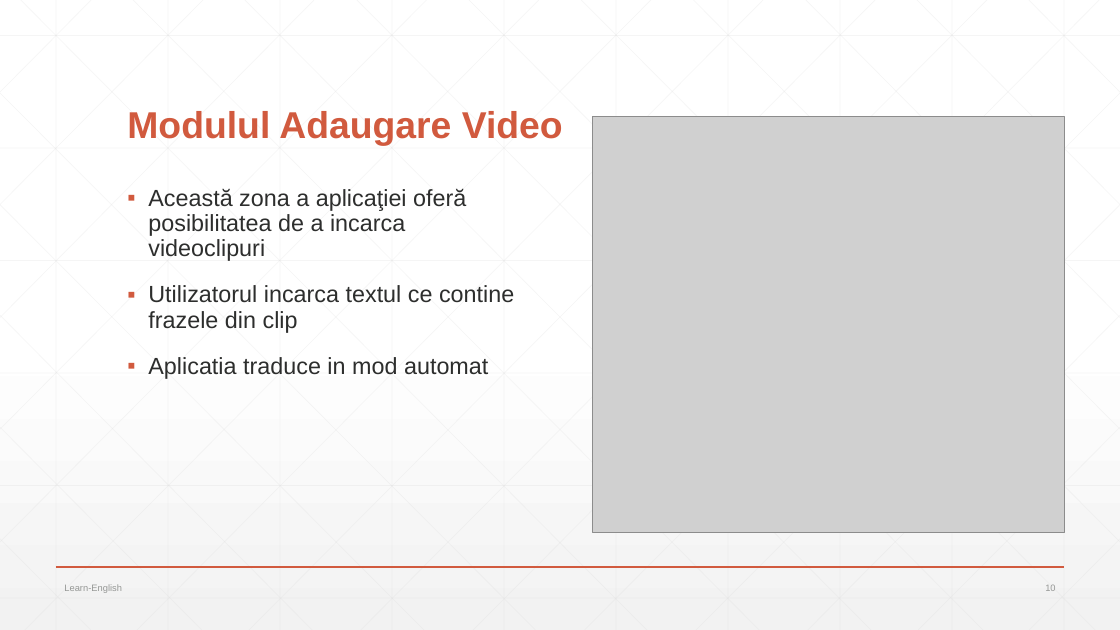
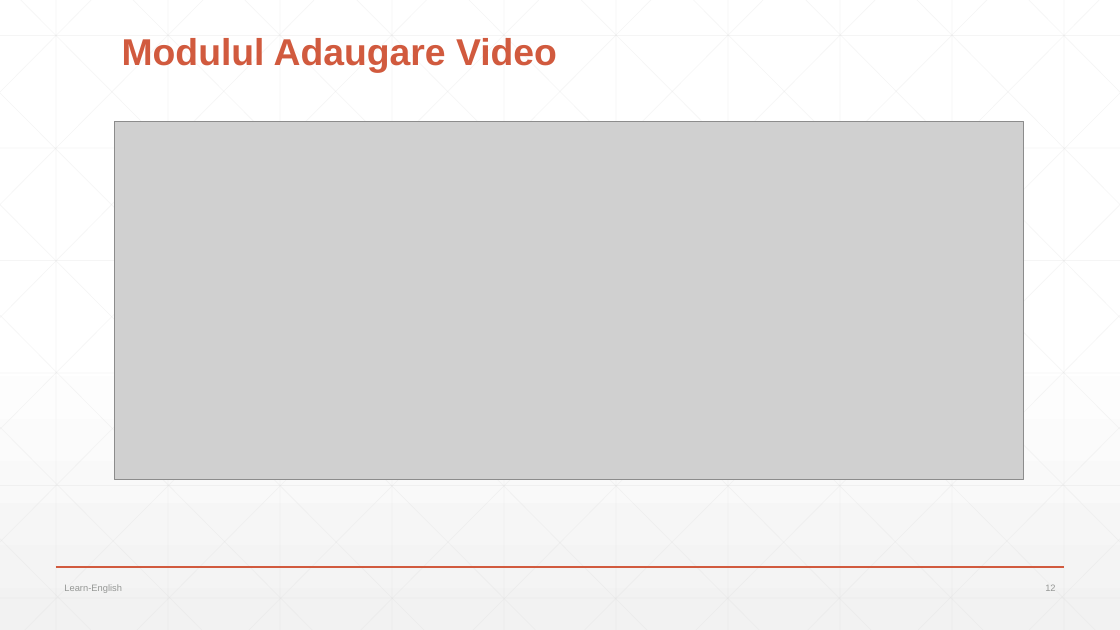
Before and after one commit to natalia031147/LearnEnglish, a slide deck: slide 12 of Prezentarea si Lucrarea scrisa/LEARN-ENGLISH-Prezentarea-Tasca Natalia.pptx (slide 10 before the commit). Drawn at 1120x630 pixels with LibreOffice and Linux fonts; fonts in the diff are those of the drawing; grey boxes stand for pictures. Boxes give left, top, right and bottom in pixels: in the first picture for what was removed or moved away, otherwise in the second. Text is boxed around its words. In the diff, an @@ line names an element or a change of style, - is before the commit and + after.

```diff
--- a/Prezentarea si Lucrarea scrisa/LEARN-ENGLISH-Prezentarea-Tasca Natalia.pptx
+++ b/Prezentarea si Lucrarea scrisa/LEARN-ENGLISH-Prezentarea-Tasca Natalia.pptx
@@ title "Modulul Adaugare Video": place and size @@
-title "Modulul Adaugare Video" at (127, 111, 563, 146)
+title "Modulul Adaugare Video" at (122, 38, 557, 73)
@@ picture removed at (593, 117, 1065, 532) @@
@@ picture added at (114, 121, 1024, 480) @@
@@ text removed at (148, 188, 514, 379) @@
-▪ Această zona a aplicaţiei oferă posibilitatea de a incarca videoclipuri
-▪ Utilizatorul incarca textul ce contine frazele din clip
-▪ Aplicatia traduce in mod automat
```
Also in this commit, not shown: 7 other slides changed, 11 slides added, 4 slides removed, 11 other files.
